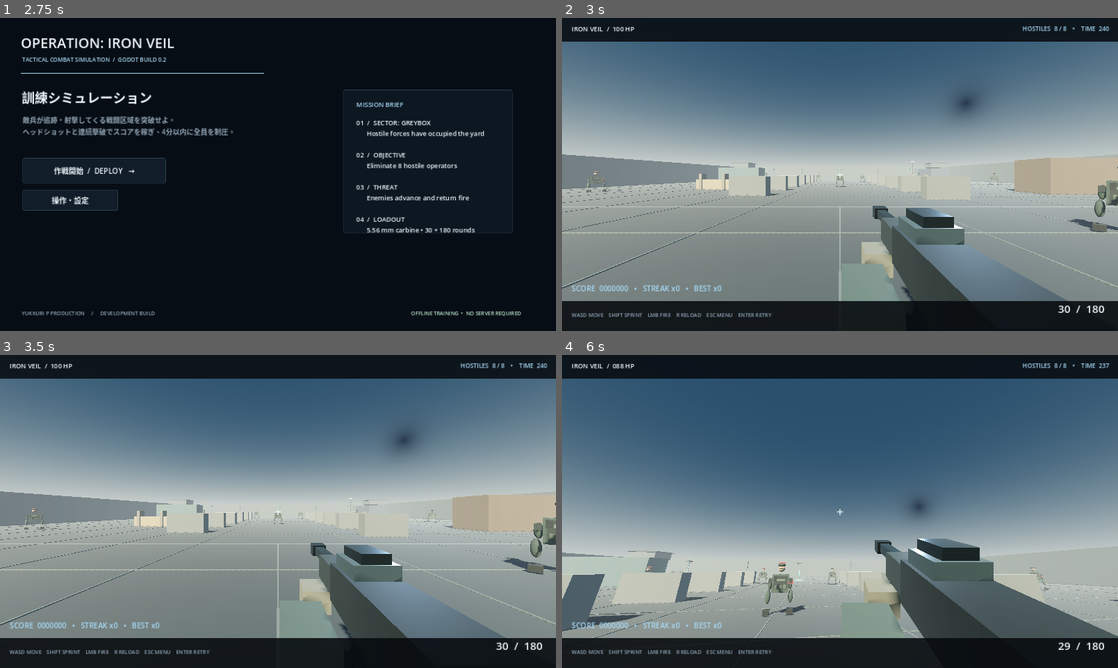
Above: before the commit, frames 1-4 (two rows, left to right).
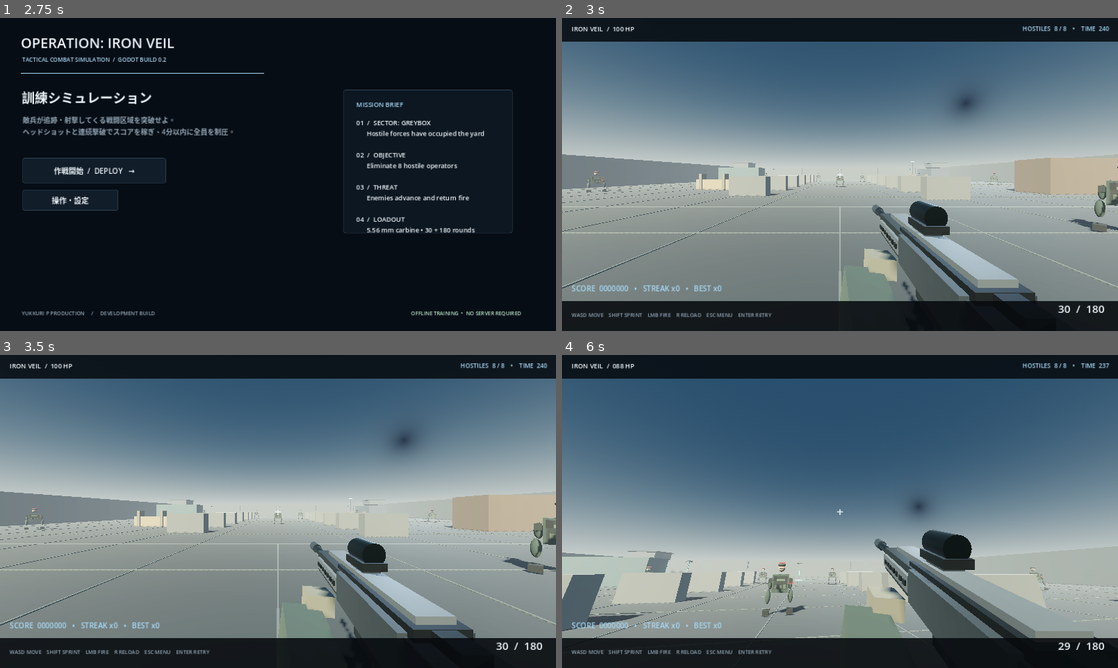
Above: after the commit, the same moments.

Repository: YukkuriP/Yukkuri-FPS2
Game: Godot game, scene res://scenes/main.tscn
Two runs of this game, one before a commit and one after it. Both use one fixed random seed, a clock stepped at 60 frames per second and the inputs below.
Inputs (mouse positions are in pixels of both pictures, inside the frame that each line leads up to):
- Up to frame 1 (2.75 s): tap Enter at 0.5, 1.35 s; move the mouse to (400, 158) at 0.52 s; hold D (move_right) 0.53-1.28 s; tap R at 0.6 s; click (400, 158) at 0.67 s; tap Space at 1.25 s; move the mouse to (166, 190) at 1.27 s; hold S (move_back) 1.28-2.03 s; move the mouse to (333, 105) at 2.02 s; hold D (move_right) from 2.03 s (still down); hold Shift from 2.03 s (still down)
- Up to frame 2 (3 s): release D (move_right) at 2.75 s; release Shift at 2.75 s; click "作戦開始 / DEPLOY →" at 2.75 s
- Up to frame 3 (3.5 s): no input
- Up to frame 4 (6 s): move the mouse to (812, 574) at 3.52 s; hold W (move_forward) from 3.53 s (still down); tap one key every 0.75 s from 3.6 s: R Enter Shift R; click (812, 574) at 3.67 s; move the mouse to (878, 514) at 4.27 s; move the mouse to (795, 508) at 5.02 s; move the mouse to (845, 511) at 5.77 s; click (845, 511) at 5.92 s

Frame 1 is identical in both runs. In frame 2, 3.6% of the frame differs, in the area x 50-91%, y 58-91%; in frame 3, 3.6%; in frame 4, 5.8%, in the area x 52-100%, y 55-91%.

Commit message:
Improve first-person carbine model silhouette and details

Diff:
--- a/scripts/main.gd
+++ b/scripts/main.gd
@@ -495,29 +495,88 @@
 	weapon_root.name = "FirstPersonCarbine"
 	weapon_root.position = Vector3(0.29, -0.28, -0.48)
 	camera.add_child(weapon_root)
-	# Receiver, handguard, barrel, muzzle device, optic and magazine.
-	_add_weapon_box(Vector3(0, 0, 0), Vector3(0.16, 0.15, 0.48), GUN)
-	_add_weapon_box(Vector3(0, -0.015, -0.34), Vector3(0.13, 0.12, 0.32), Color("#30393a"))
-	_add_weapon_box(Vector3(0, 0.005, -0.64), Vector3(0.055, 0.055, 0.35), Color("#151b1d"), 0.3)
-	_add_weapon_box(Vector3(0, 0.005, -0.83), Vector3(0.09, 0.075, 0.09), Color("#101517"), 0.35)
-	_add_weapon_box(Vector3(0, 0.12, -0.12), Vector3(0.09, 0.07, 0.14), Color("#151b1d"), 0.3)
-	_add_weapon_box(Vector3(0, -0.16, 0.08), Vector3(0.11, 0.24, 0.16), Color("#202729"))
-	_add_weapon_box(Vector3(0, -0.26, 0.04), Vector3(0.13, 0.09, 0.14), Color("#343d3d"))
-	_add_weapon_box(Vector3(0, -0.02, 0.17), Vector3(0.15, 0.08, 0.28), Color("#252d2f"))
-	_add_weapon_box(Vector3(0, 0.10, -0.12), Vector3(0.14, 0.045, 0.16), Color("#384548"), 0.3)
-	# Stylized sleeves and gloved hands, visible in first-person.
-	_add_weapon_box(Vector3(-0.19, -0.24, -0.20), Vector3(0.19, 0.22, 0.30), Color("#4d5b55"))
-	_add_weapon_box(Vector3(-0.11, -0.14, -0.42), Vector3(0.13, 0.11, 0.15), Color("#77776a"))
-	_add_weapon_box(Vector3(0.16, -0.23, 0.08), Vector3(0.17, 0.24, 0.27), Color("#4d5b55"))
-	_add_weapon_box(Vector3(0.08, -0.14, -0.03), Vector3(0.12, 0.11, 0.13), Color("#77776a"))
-
-func _add_weapon_box(pos: Vector3, size: Vector3, color: Color, roughness: float = 0.65) -> void:
+
+	# Original, realistic-looking modern carbine silhouette. This is a game prop,
+	# assembled from detailed meshes rather than a single blocky receiver.
+	var polymer := Color("#202729")
+	var metal := Color("#343c40")
+	var dark_metal := Color("#111719")
+	var rail_color := Color("#596164")
+	var grip_color := Color("#303a36")
+	var rubber := Color("#111414")
+
+	# Receiver and upper rail.
+	_add_weapon_box(Vector3(0, 0.005, -0.02), Vector3(0.145, 0.105, 0.34), metal)
+	_add_weapon_box(Vector3(0, 0.055, -0.035), Vector3(0.105, 0.035, 0.40), dark_metal)
+	_add_weapon_box(Vector3(0, -0.045, 0.055), Vector3(0.13, 0.075, 0.22), polymer)
+	_add_weapon_box(Vector3(0, 0.078, -0.13), Vector3(0.075, 0.018, 0.56), rail_color)
+
+	# Long handguard with side panels and repeated rail slots.
+	_add_weapon_box(Vector3(0, 0.005, -0.35), Vector3(0.12, 0.105, 0.38), polymer)
+	_add_weapon_box(Vector3(-0.066, 0.005, -0.35), Vector3(0.014, 0.055, 0.31), rail_color)
+	_add_weapon_box(Vector3(0.066, 0.005, -0.35), Vector3(0.014, 0.055, 0.31), rail_color)
+	for i in range(7):
+		var slot_z := -0.22 - float(i) * 0.041
+		_add_weapon_box(Vector3(-0.074, 0.005, slot_z), Vector3(0.009, 0.018, 0.022), dark_metal)
+		_add_weapon_box(Vector3(0.074, 0.005, slot_z), Vector3(0.009, 0.018, 0.022), dark_metal)
+
+	# Barrel, gas block and a compact muzzle device.
+	_add_weapon_cylinder(Vector3(0, 0.006, -0.67), 0.022, 0.43, dark_metal)
+	_add_weapon_box(Vector3(0, 0.005, -0.51), Vector3(0.07, 0.065, 0.075), metal)
+	_add_weapon_cylinder(Vector3(0, 0.006, -0.91), 0.032, 0.12, metal)
+	_add_weapon_cylinder(Vector3(0, 0.006, -0.978), 0.027, 0.025, rubber)
+	_add_weapon_cylinder(Vector3(0, 0.006, -0.994), 0.012, 0.006, Color("#050606"))
+
+	# Low-profile optic with glass-like front lens and protective hood.
+	_add_weapon_box(Vector3(0, 0.112, -0.12), Vector3(0.075, 0.025, 0.13), dark_metal)
+	_add_weapon_cylinder(Vector3(0, 0.148, -0.12), 0.036, 0.115, dark_metal, Vector3(PI / 2.0, 0, 0))
+	_add_weapon_cylinder(Vector3(0, 0.148, -0.181), 0.025, 0.006, Color("#49676b"), Vector3(PI / 2.0, 0, 0))
+	_add_weapon_box(Vector3(0, 0.095, -0.12), Vector3(0.055, 0.012, 0.09), metal)
+
+	# Angled pistol grip, trigger guard and trigger.
+	_add_weapon_box(Vector3(0, -0.125, 0.055), Vector3(0.085, 0.18, 0.095), grip_color, 0.9, Vector3(-0.22, 0, 0))
+	_add_weapon_box(Vector3(0, -0.09, 0.005), Vector3(0.09, 0.018, 0.09), dark_metal)
+	_add_weapon_box(Vector3(0, -0.102, -0.018), Vector3(0.012, 0.045, 0.014), rail_color)
+
+	# Curved-looking tapered magazine: segmented surfaces give it more depth.
+	_add_weapon_box(Vector3(0, -0.19, 0.015), Vector3(0.092, 0.105, 0.105), dark_metal)
+	_add_weapon_box(Vector3(0, -0.255, 0.04), Vector3(0.078, 0.085, 0.092), polymer, 0.9, Vector3(-0.12, 0, 0))
+	for i in range(4):
+		_add_weapon_box(Vector3(0, -0.22 - float(i) * 0.017, 0.067), Vector3(0.081, 0.004, 0.006), rail_color)
+
+	# Adjustable shoulder stock and rubber buttpad.
+	_add_weapon_box(Vector3(0, 0.005, 0.22), Vector3(0.12, 0.09, 0.22), polymer)
+	_add_weapon_box(Vector3(0, 0.005, 0.335), Vector3(0.135, 0.115, 0.035), rubber)
+	_add_weapon_box(Vector3(0, 0.018, 0.27), Vector3(0.075, 0.025, 0.18), metal)
+	_add_weapon_box(Vector3(0, 0.06, 0.18), Vector3(0.045, 0.025, 0.08), dark_metal)
+
+	# First-person sleeves and gloves, with the support hand reaching the handguard.
+	_add_weapon_box(Vector3(-0.19, -0.24, -0.19), Vector3(0.17, 0.19, 0.29), Color("#46544e"), 0.92, Vector3(0.08, 0.05, -0.12))
+	_add_weapon_box(Vector3(-0.105, -0.14, -0.37), Vector3(0.12, 0.085, 0.15), Color("#77786b"), 0.95, Vector3(-0.12, 0.02, -0.08))
+	_add_weapon_box(Vector3(0.16, -0.23, 0.08), Vector3(0.15, 0.21, 0.24), Color("#46544e"), 0.92)
+	_add_weapon_box(Vector3(0.085, -0.14, -0.005), Vector3(0.105, 0.10, 0.12), Color("#77786b"), 0.95)
+
+func _add_weapon_box(pos: Vector3, size: Vector3, color: Color, roughness: float = 0.65, rotation: Vector3 = Vector3.ZERO) -> void:
 	var instance := MeshInstance3D.new()
 	var mesh := BoxMesh.new()
 	mesh.size = size
 	instance.mesh = mesh
 	instance.position = pos
+	instance.rotation = rotation
 	instance.material_override = _make_material(color, roughness, 0.18)
+	weapon_root.add_child(instance)
+
+func _add_weapon_cylinder(pos: Vector3, radius: float, height: float, color: Color, rotation: Vector3 = Vector3(PI / 2.0, 0, 0)) -> void:
+	var instance := MeshInstance3D.new()
+	var mesh := CylinderMesh.new()
+	mesh.top_radius = radius
+	mesh.bottom_radius = radius
+	mesh.height = height
+	mesh.radial_segments = 16
+	instance.mesh = mesh
+	instance.position = pos
+	instance.rotation = rotation
+	instance.material_override = _make_material(color, 0.38, 0.48)
 	weapon_root.add_child(instance)
 
 func _spawn_training_targets() -> void:
@@ -801,7 +860,7 @@
 		flash.light_color = Color("#ffca77")
 		flash.light_energy = 2.2
 		flash.omni_range = 3.5
-		flash.position = Vector3(0, 0.02, -0.82)
+		flash.position = Vector3(0, 0.006, -0.99)
 		weapon_root.add_child(flash)
 		var flash_tween := create_tween()
 		flash_tween.tween_property(flash, "light_energy", 0.0, 0.055)
